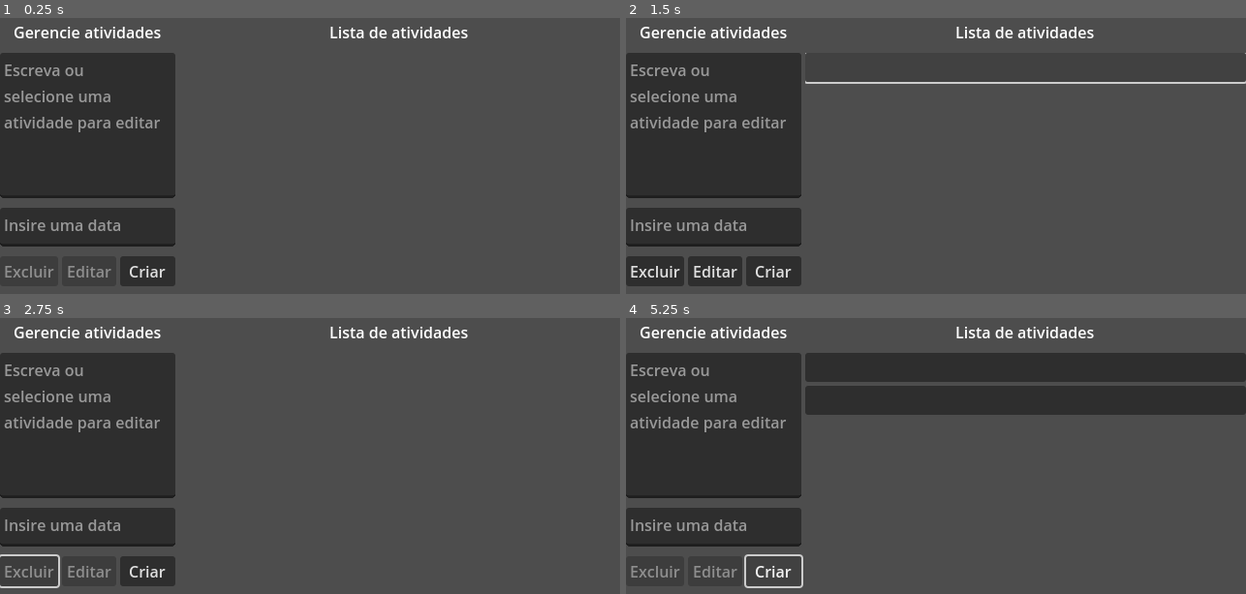
Above: before the commit, frames 1-4 (two rows, left to right).
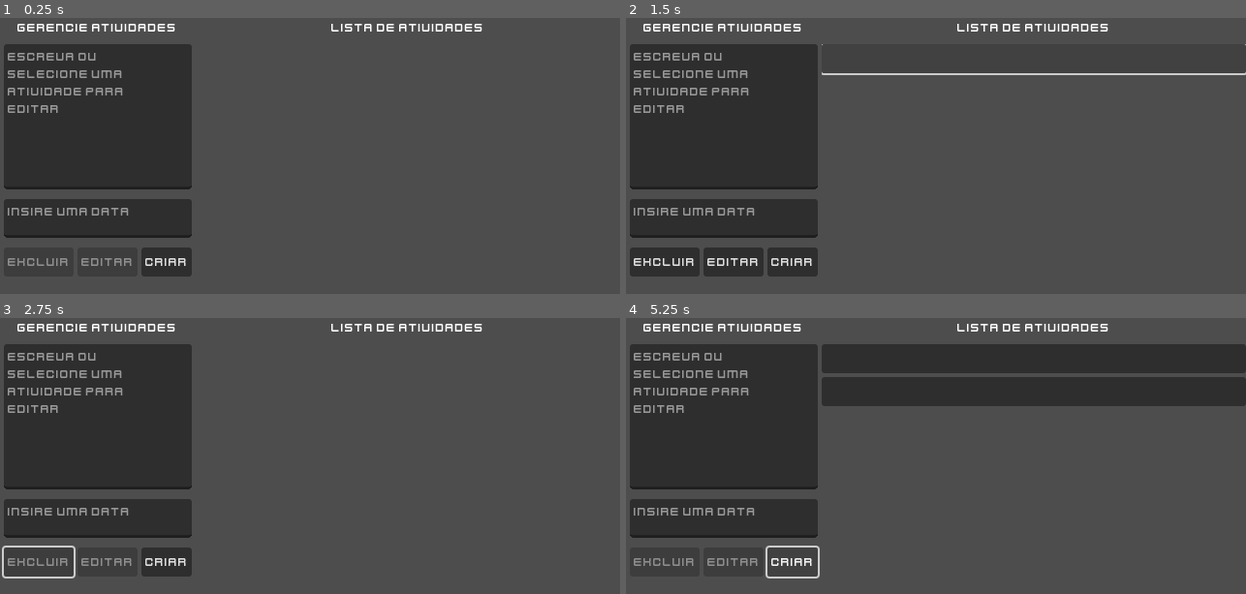
Above: after the commit, the same moments.

Repository: wildermedeiros/SWA_CRUD
Game: Godot game, scene res://UI.tscn
The game is run twice, just before and just after one commit, with the same random seed, the same clock (stepped at 60 frames per second) and the same inputs.
Inputs (mouse positions are in pixels of both pictures, inside the frame that each line leads up to; where the layout moved, square brackets give the same spot in the first picture):
- Up to frame 1 (0.25 s): no input
- Up to frame 2 (1.5 s): click "Criar" at 0.5 s; click (1035, 59) [1022, 67] at 1.25 s
- Up to frame 3 (2.75 s): click "Excluir" at 2 s
- Up to frame 4 (5.25 s): click "Criar" at 2.75 s; click (1035, 359) [1022, 367] at 3.5 s; click "Editar" at 4.25 s; click "Criar" at 5 s

The runs differ from the first frame. In frame 1, 11% of the frame differs, in the area x 0-78%, y 2-98%; in frame 2, 13%; in frame 3, 11%; in frame 4, 17%, in the area x 0-100%, y 2-98%.

Commit message:
Starting to polish

Diff:
--- a/SaveAndLoad.gd
+++ b/SaveAndLoad.gd
@@ -4,62 +4,48 @@
 	var save = FileAccess.open("user://savegame.save", FileAccess.WRITE)
 	var save_nodes = get_tree().get_nodes_in_group("persist")
 	for node in save_nodes:
-		# Check the node is an instanced scene so it can be instanced again during load.
 		if node.scene_file_path.is_empty():
 			print("persistent node '%s' is not an instanced scene, skipped" % node.name)
 			continue
 
-		# Check the node has a save function.
 		if !node.has_method("save"):
 			print("persistent node '%s' is missing a save() function, skipped" % node.name)
 			continue
 
-		# Call the node's save function.
 		var node_data = node.call("save")
 
-		# JSON provides a static method to serialized JSON string.
 		var json_string = JSON.stringify(node_data)
 
-		# Store the save dictionary as a new line in the save file.
 		save.store_line(json_string)
 
 func load_game():
 	if not FileAccess.file_exists("user://savegame.save"):
-		return # Error! We don't have a save to load.
+		return
 
-	# We need to revert the game state so we're not cloning objects
-	# during loading. This will vary wildly depending on the needs of a
-	# project, so take care with this step.
-	# For our example, we will accomplish this by deleting saveable objects.
 	var save_nodes = get_tree().get_nodes_in_group("persist")
-	for i in save_nodes:
-		i.queue_free()
+	for node in save_nodes:
+		node.queue_free()
 
-	# Load the file line by line and process that dictionary to restore
-	# the object it represents.
 	var save = FileAccess.open("user://savegame.save", FileAccess.READ)
 	while save.get_position() < save.get_length():
 		var json_string = save.get_line()
 
-		# Creates the helper class to interact with JSON
 		var json = JSON.new()
 
-		# Check if there is any error while parsing the JSON string, skip in case of failure
 		var parse_result = json.parse(json_string)
 		if not parse_result == OK:
 			print("JSON Parse Error: ", json.get_error_message(), " in ", json_string, " at line ", json.get_error_line())
 			continue
 
-		# Get the data from the JSON object
 		var node_data = json.get_data()
 
-		# Firstly, we need to create the object and add it to the tree and set its position.
-		var new_object = load(node_data["filename"]).instantiate()
-		get_node(node_data["parent"]).add_child(new_object)
-#		new_object.position = Vector2(node_data["pos_x"], node_data["pos_y"])
+		var task = load(node_data["filename"]).instantiate()
+		get_node(node_data["parent"]).add_child(task)
+		get_node("HBoxContainer/VBoxContainer2/ScrollContainer/VBoxContainer").tasks.append(task)
+		task.set_desc_label(node_data["desc_label_text"])
+		task.set_date_label(node_data["date_label_text"])
 
-		# Now we set the remaining variables.
-		for i in node_data.keys():
-			if i == "filename" or i == "parent":
-				continue
-			new_object.set(i, node_data[i])
+#		for i in node_data.keys():
+#			if i == "filename" or i == "parent":
+#				continue
+#			task.set(i, node_data[i])
--- a/Task.gd
+++ b/Task.gd
@@ -22,7 +22,5 @@
 		"parent" : get_parent().get_path(),
 		"desc_label_text" : desc_label.text,
 		"date_label_text" : date_label.text
-#		"pos_x" : position.x, # Vector2 is not supported by JSON
-#		"pos_y" : position.y,
 	}
 	return save_dict
--- a/Task.tscn
+++ b/Task.tscn
@@ -4,28 +4,39 @@
 
 [node name="Button" type="Button" node_paths=PackedStringArray("desc_label", "date_label") groups=["persist"]]
 custom_minimum_size = Vector2(0, 30)
+offset_right = 337.0
+offset_bottom = 30.0
 script = ExtResource("1_tp0o1")
-desc_label = NodePath("HBoxContainer/DescLabel")
-date_label = NodePath("HBoxContainer/DateLabel")
+desc_label = NodePath("DescLabel")
+date_label = NodePath("DateLabel")
 
-[node name="HBoxContainer" type="HBoxContainer" parent="."]
+[node name="DescLabel" type="Label" parent="."]
 layout_mode = 1
 anchors_preset = -1
-anchor_left = 0.010989
-anchor_right = 0.997802
-anchor_bottom = 1.0
-grow_horizontal = 2
+anchor_left = 0.0237389
+anchor_top = 0.133333
+anchor_right = 0.700297
+anchor_bottom = 0.9
+offset_left = -3.0
+offset_right = -3.0
 grow_vertical = 2
-metadata/_edit_use_anchors_ = true
+size_flags_horizontal = 3
+size_flags_stretch_ratio = 2.4
+clip_text = true
 
-[node name="DescLabel" type="Label" parent="HBoxContainer"]
-layout_mode = 2
-size_flags_horizontal = 3
-size_flags_stretch_ratio = 3.73
-text = "Testando uma anotação"
-
-[node name="DateLabel" type="Label" parent="HBoxContainer"]
-layout_mode = 2
+[node name="DateLabel" type="Label" parent="."]
+layout_mode = 1
+anchors_preset = 6
+anchor_left = 1.0
+anchor_top = 0.5
+anchor_right = 1.0
+anchor_bottom = 0.5
+offset_left = -90.0
+offset_top = -13.0
+offset_right = -4.0
+offset_bottom = 13.0
+grow_horizontal = 0
+grow_vertical = 2
 size_flags_horizontal = 3
 text = "12/12/1996"
 
--- a/TaskList.gd
+++ b/TaskList.gd
@@ -6,6 +6,7 @@
 @export var task_scene: PackedScene
 @export var desc_edit: TextEdit
 @export var date_edit: TextEdit
+@export var save_after_seconds = 5
 
 var tasks = []
 var task_on_focus = null:
@@ -30,7 +31,7 @@
 			tasks.erase(node_to_delete)
 			node_to_delete.queue_free()
 			clear_edit_texts()
-			save_load_script.save_game()
+			await save()
 
 func _on_create_task_button_down():
 	var task = task_scene.instantiate()
@@ -38,7 +39,7 @@
 	clear_edit_texts()
 	tasks.append(task)
 	add_child(task)
-	save_load_script.save_game()
+	await save()
 
 func _on_edit_task_button():
 	if task_on_focus != null:
@@ -47,7 +48,7 @@
 		update_task_label(task_to_edit)
 		clear_edit_texts()
 		task_on_focus = null
-		save_load_script.save_game()
+		await save()
 
 func update_task_label(task):
 	task.set_desc_label(desc_edit.text)
@@ -62,3 +63,7 @@
 func clear_edit_texts():
 	desc_edit.text = ""
 	date_edit.text = ""
+
+func save():
+	await get_tree().create_timer(save_after_seconds).timeout
+	save_load_script.save_game()
--- a/UI.tscn
+++ b/UI.tscn
@@ -1,8 +1,13 @@
-[gd_scene load_steps=4 format=3 uid="uid://dqpubm1tofce3"]
+[gd_scene load_steps=6 format=3 uid="uid://dqpubm1tofce3"]
 
 [ext_resource type="Script" path="res://TaskList.gd" id="1_g5txw"]
 [ext_resource type="Script" path="res://SaveAndLoad.gd" id="1_jypxo"]
 [ext_resource type="PackedScene" uid="uid://dkxjaujmgy8ae" path="res://Task.tscn" id="2_4a31f"]
+[ext_resource type="FontFile" uid="uid://dheihwi3ub1fl" path="res://arts/fonts/kenvector_future.ttf" id="2_mqnjf"]
+
+[sub_resource type="Theme" id="Theme_hken7"]
+default_font = ExtResource("2_mqnjf")
+default_font_size = 12
 
 [node name="UI" type="CanvasLayer"]
 script = ExtResource("1_jypxo")
@@ -13,6 +18,10 @@
 anchor_bottom = 1.0
 grow_horizontal = 2
 grow_vertical = 2
+theme = SubResource("Theme_hken7")
+
+[node name="TextureRect" type="TextureRect" parent="HBoxContainer"]
+layout_mode = 2
 
 [node name="VBoxContainer" type="VBoxContainer" parent="HBoxContainer"]
 layout_mode = 2
@@ -96,6 +105,7 @@
 task_scene = ExtResource("2_4a31f")
 desc_edit = NodePath("../../../VBoxContainer/DescTextEdit")
 date_edit = NodePath("../../../VBoxContainer/DateTextEdit")
+save_after_seconds = 2
 
 [connection signal="button_down" from="HBoxContainer/VBoxContainer/ButtonsHBoxContainer/DeleteButton" to="HBoxContainer/VBoxContainer2/ScrollContainer/VBoxContainer" method="_on_delete_task"]
 [connection signal="button_down" from="HBoxContainer/VBoxContainer/ButtonsHBoxContainer/EditButton" to="HBoxContainer/VBoxContainer2/ScrollContainer/VBoxContainer" method="_on_edit_task_button"]
Binary file added: arts/fonts/kenvector_future.ttf
Not shown, added: arts/fonts/kenvector_future.ttf.import
Binary file added: arts/ui/grey_panel.png
Not shown, added: arts/ui/grey_panel.png.import
